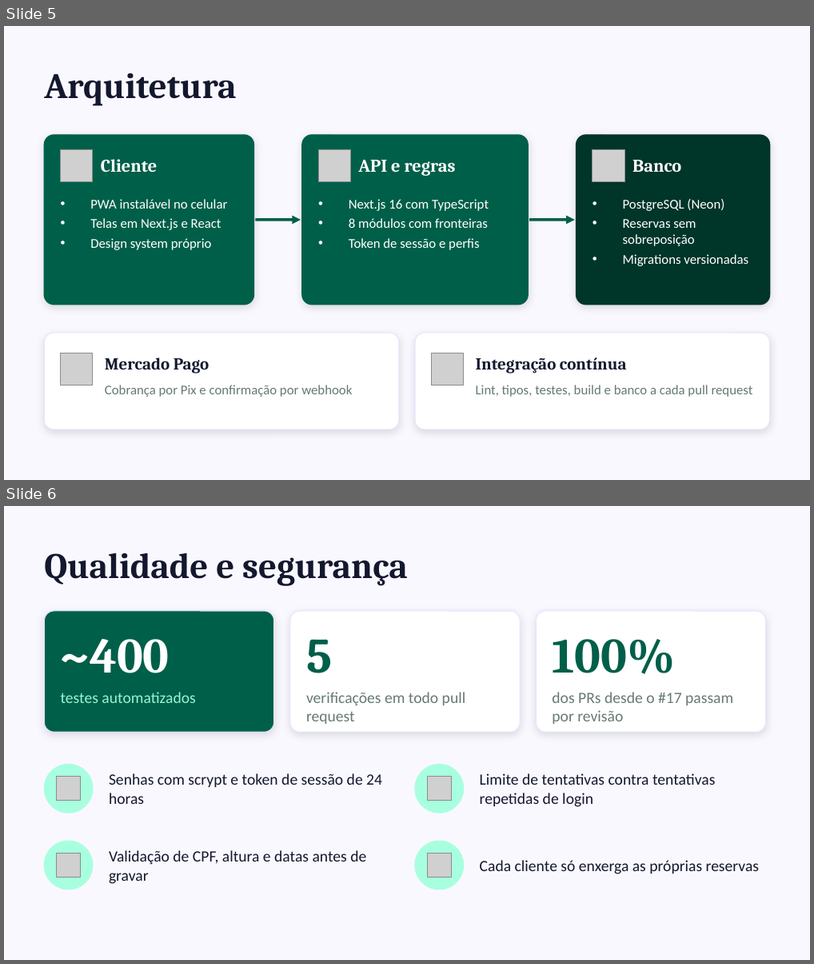
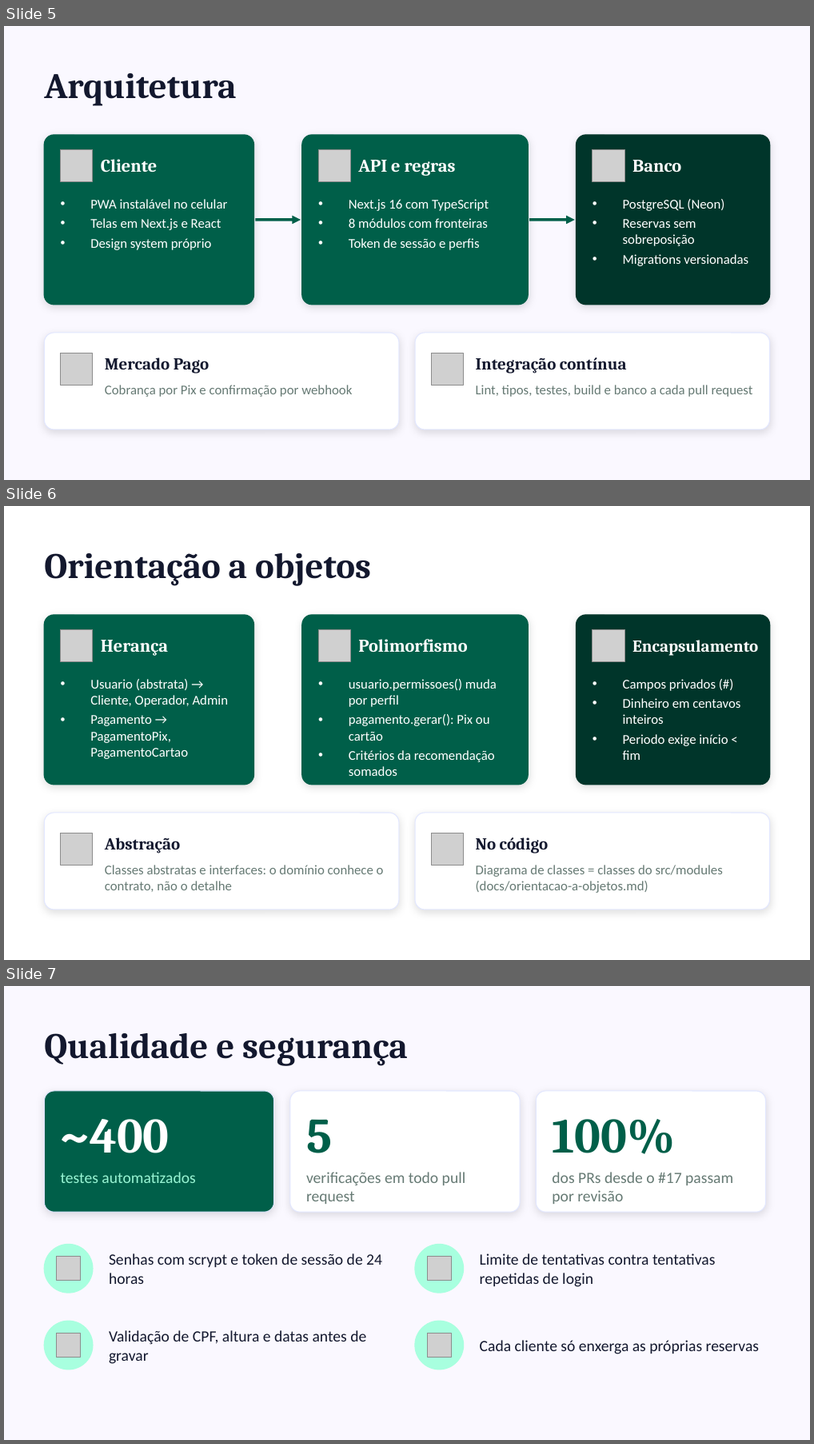
Before and after one commit to heliolevi/Projeto-POO, a slide deck: docs/apresentacao-bike-ilha-club.pptx. Shown one above the other, each under a label of ours: slides 5 and 6 before the commit, slides 5, 6 and 7 after it. The pictures are 814x964 and 814x1444 pixels, drawn with LibreOffice and Linux fonts; fonts in the diff are those of the drawing; grey boxes stand for pictures. Boxes give left, top, right and bottom in pixels: in the first picture for what was removed or moved away, otherwise in the second. Text is boxed around its words. In the diff, an @@ line names an element or a change of style, - is before the commit and + after.

```diff
--- a/docs/apresentacao-bike-ilha-club.pptx
+++ b/docs/apresentacao-bike-ilha-club.pptx
@@ slide 6 added at (4,506,810,960), background #FFFFFF @@
@@ text added at (44,553,371,586), 32 pt, text #13182E, bold @@
+Orientação a objetos
@@ rounded rectangle added at (44,615,254,784), fill #005F49, outline #005F49 1 pt @@
@@ rounded rectangle added at (302,615,528,784), fill #005F49, outline #005F49 1 pt @@
@@ rounded rectangle added at (577,615,770,784), fill #00352A, outline #00352A 1 pt @@
@@ picture added at (61,629,93,662) @@
@@ text added at (101,640,168,656), 16 pt, text #FFFFFF, bold @@
+Herança
@@ picture added at (318,629,350,662) @@
@@ text added at (358,639,467,652), 16 pt, text #FFFFFF, bold @@
+Polimorfismo
@@ picture added at (593,629,625,662) @@
@@ text added at (633,640,758,656), 15 pt, text #FFFFFF, bold @@
+Encapsulamento
@@ text added at (90,679,229,759), 12 pt, text #FFFFFF @@
+• Usuario (abstrata) → Cliente, Operador, Admin
+• Pagamento → PagamentoPix, PagamentoCartao
@@ text added at (349,679,497,776), 12 pt, text #FFFFFF @@
+• usuario.permissoes() muda por perfil
+• pagamento.gerar(): Pix ou cartão
+• Critérios da recomendação somados
@@ text added at (623,679,741,760), 12 pt, text #FFFFFF @@
+• Campos privados (#)
+• Dinheiro em centavos inteiros
+• Periodo exige início < fim
@@ rounded rectangle added at (44,812,399,909), fill #FFFFFF, outline #E2E7FF 0.75 pt @@
@@ rounded rectangle added at (415,812,770,909), fill #FFFFFF, outline #E2E7FF 0.75 pt @@
@@ picture added at (61,832,93,865) @@
@@ text added at (105,837,180,853), 15 pt, text #13182E, bold @@
+Abstração
@@ picture added at (431,832,464,865) @@
@@ text added at (476,837,548,853), 15 pt, text #13182E, bold @@
+No código
@@ text added at (105,864,384,892), 12 pt, text #667A74 @@
+Classes abstratas e interfaces: o domínio conhece o contrato, não o detalhe
@@ text added at (476,864,723,892), 12 pt, text #667A74 @@
+Diagrama de classes = classes do src/modules (docs/orientacao-a-objetos.md)
@@ what was slide 6 is now slide 7 @@
```
Also in this commit, not shown: 8 other files.
